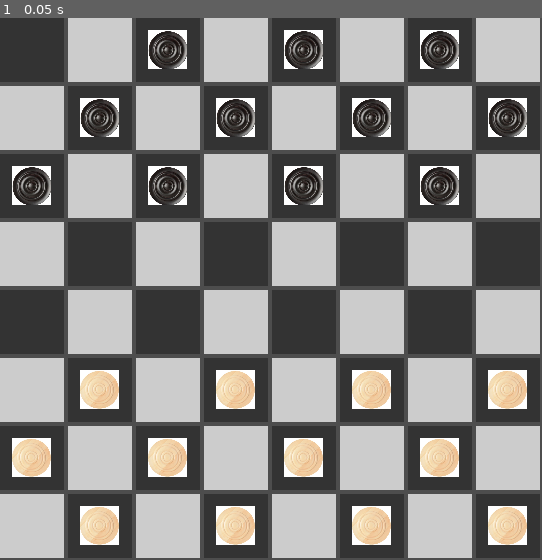
Above: before the commit, frame 1.
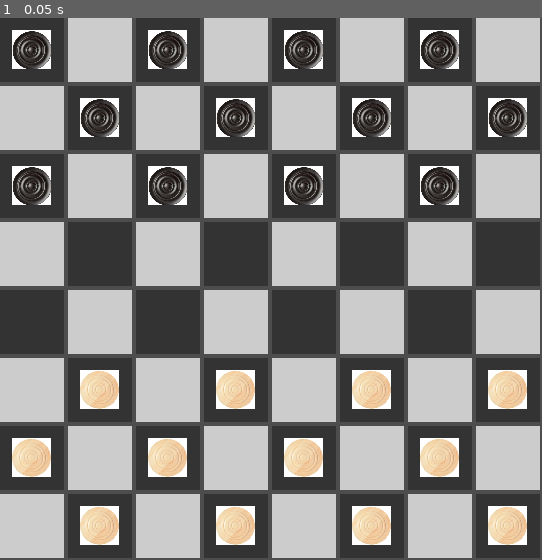
Above: after the commit, the same moment.

Repository: Luca-Milioli/Checkers
Game: Godot game, scene res://scenes/main.tscn
The game is run twice, just before and just after one commit, with the same random seed, the same clock (stepped at 60 frames per second) and the same inputs.
Inputs:
- Up to frame 1 (0.05 s): no input

The runs differ from the first frame. In frame 1, 0.3% of the frame differs, in the area x 2-10%, y 2-10%.

Commit message:
board fix

Diff:
--- a/checkers/project.godot
+++ b/checkers/project.godot
@@ -12,7 +12,7 @@
 
 config/name="Checkers"
 run/main_scene="res://scenes/main.tscn"
-config/features=PackedStringArray("4.4", "Mobile")
+config/features=PackedStringArray("4.3", "Mobile")
 boot_splash/fullsize=false
 config/icon="res://icon.svg"
 
--- a/checkers/scripts/game_logic.gd
+++ b/checkers/scripts/game_logic.gd
@@ -11,7 +11,6 @@
 
 func connect_to_target(receiver):
 	self.update_gui.connect(receiver.update.bind(self.board))
-
 
 func setup_matrix() -> void:
 	_create_matrix(ROWS, COLUMNS)
@@ -52,7 +51,7 @@
 	var new_cell : Vector2i
 	while not move_passed:
 		old_cell = Vector2i(0, 0)
-		new_cell = Vector2i(0, 1)
+		new_cell = Vector2i(0, 0)
 		move_passed = _check_move(old_cell, new_cell)
 	_set_move(old_cell, new_cell)
 
@@ -60,7 +59,6 @@
 	return 1
 
 func game_start():
-
 	while not self.winner:
 		_change_turn()
 		_make_move()
--- a/checkers/scripts/grid.gd
+++ b/checkers/scripts/grid.gd
@@ -12,7 +12,7 @@
 	# update()
 	_create_matrix(8,8)
 
-func create_man(color):
+func _create_man(color):
 	var man = MAN_SCENE.instantiate()
 	if color == PLAYER_MAN:
 		man.get_node("Man").set_image(true)
@@ -31,16 +31,15 @@
 				var tile = TILE_SCENE.instantiate()
 				tile.set_coordinates(x, y)
 				if board[x][y] != NO_MAN:
-					tile.add_child(create_man(board[x][y]))
-				var set_color: bool = (x + y) % 2
-				tile.set_dark(not set_color)
+					tile.add_child(_create_man(board[x][y]))
+				tile.set_dark(not bool((x + y)%2))
 				self.add_child(tile)
 			elif board[x][y] != last_board[x][y]:
 				last_board[x][y] = board[x][y]
 				var tile = self.get_cell(x,y)
 				if tile.get_child_count() == 1:
 					tile.remove_child(tile.get_child(0))
-				tile.add_child(create_man(board[x][y]))
+				tile.add_child(_create_man(board[x][y]))
 	first_update = false
 
 func _create_matrix(cols, rows):
--- a/checkers/scripts/main.gd
+++ b/checkers/scripts/main.gd
@@ -7,5 +7,5 @@
 	self.logic = GameLogic.new()
 	self.logic.connect_to_target(self.gui)
 	self.logic.setup_matrix()
-	self.logic.print_board()
+	#self.logic.print_board()
 	self.logic.game_start()
Not shown: 1 places in checkers/scenes/board.tscn that only renumber resources
Not shown: 1 places in checkers/scenes/checks.tscn that only renumber resources
Not shown: 1 places in checkers/scenes/king.tscn that only renumber resources
Not shown: 1 places in checkers/scenes/main.tscn that only renumber resources
Not shown: 1 places in checkers/scenes/man.tscn that only renumber resources
Not shown: 1 places in checkers/scenes/tile.tscn that only renumber resources
